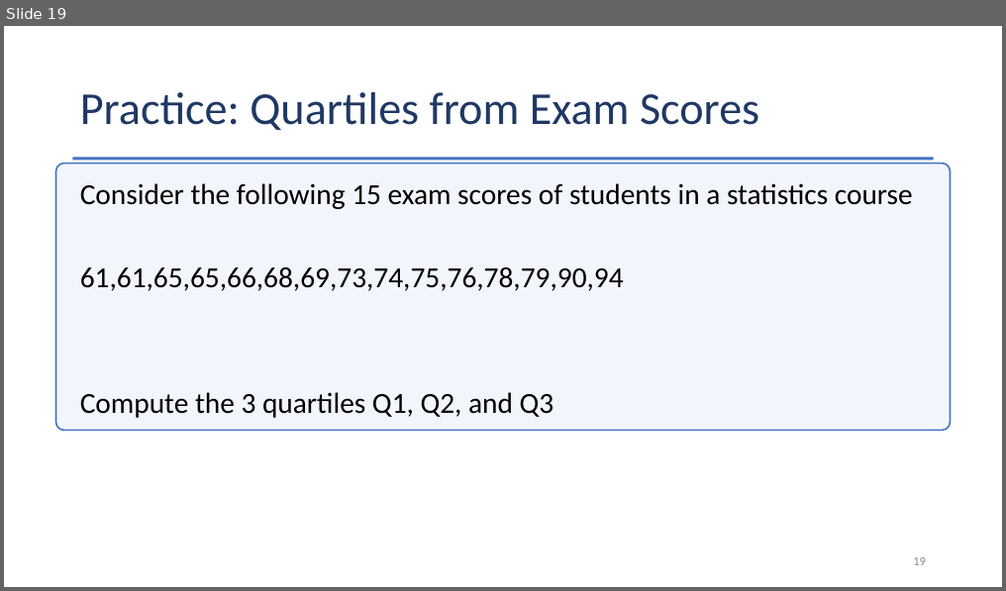
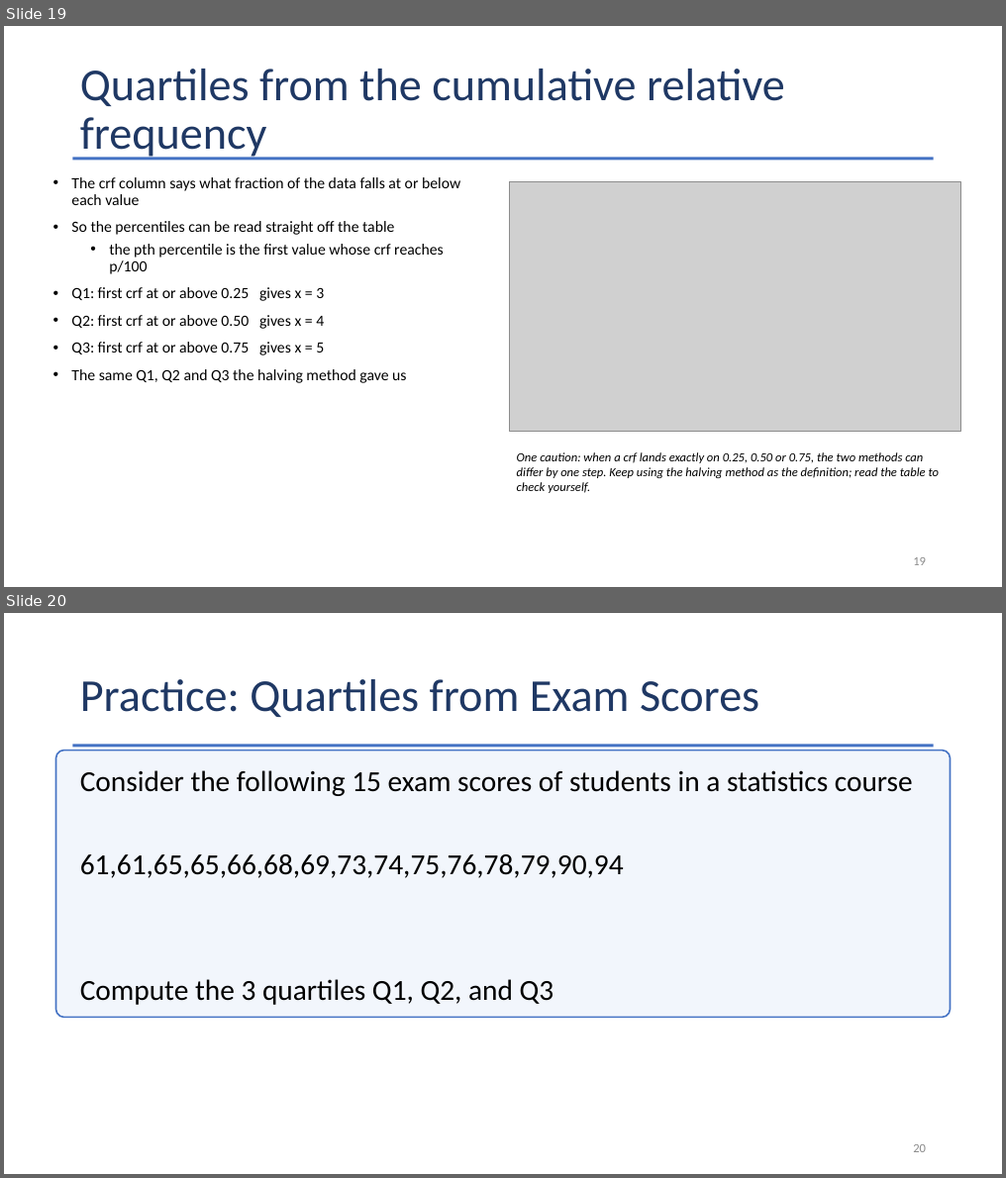
Before and after one commit to Jarred6068/Kvamme_UI_STAT251, a slide deck: docs/lecture_slides/Week 2/Week2_Lecture5_slides_1_19_2024.pptx. Shown one above the other, each under a label of ours: slide 19 before the commit, slides 19 and 20 after it. The pictures are 1006x591 and 1006x1178 pixels, drawn with LibreOffice and Linux fonts; fonts in the diff are those of the drawing; grey boxes stand for pictures. Boxes give left, top, right and bottom in pixels: in the first picture for what was removed or moved away, otherwise in the second. Text is boxed around its words. In the diff, an @@ line names an element or a change of style, - is before the commit and + after.

```diff
--- a/docs/lecture_slides/Week 2/Week2_Lecture5_slides_1_19_2024.pptx
+++ b/docs/lecture_slides/Week 2/Week2_Lecture5_slides_1_19_2024.pptx
@@ slide 19 added at (x1=4, y1=26, x2=1002, y2=587), background #FFFFFF @@
@@ title added at (x1=80, y1=69, x2=785, y2=161), 44 pt, text #1F3864 @@
+Quartiles from the cumulative relative frequency
@@ rectangle added at (x1=73, y1=157, x2=934, y2=160), fill #4472C4 @@
@@ text added at (x1=71, y1=177, x2=460, y2=383), 15 pt, text #000000 @@
+• The crf column says what fraction of the data falls at or below each value
+• So the percentiles can be read straight off the table
+  • the pth percentile is the first value whose crf reaches p/100
+• Q1: first crf at or above 0.25 gives x = 3
+• Q2: first crf at or above 0.50 gives x = 4
+• Q3: first crf at or above 0.75 gives x = 5
+• The same Q1, Q2 and Q3 the halving method gave us
@@ picture added at (x1=509, y1=181, x2=960, y2=431) @@
@@ text added at (x1=517, y1=453, x2=940, y2=493), 12 pt, text #000000, italic @@
+One caution: when a crf lands exactly on 0.25, 0.50 or 0.75, the two methods can differ by one step. Keep using the halving method as the definition; read the table to check yourself.
@@ page number added at (x1=913, y1=558, x2=926, y2=566), 12 pt, text #8C8C8C @@
+19
@@ what was slide 19 is now slide 20 @@
@@ page number at (x1=913, y1=1145, x2=926, y2=1153): text changed @@
-19
+20
```
Also in this commit, not shown: 1 slide changed, 3 other files.
